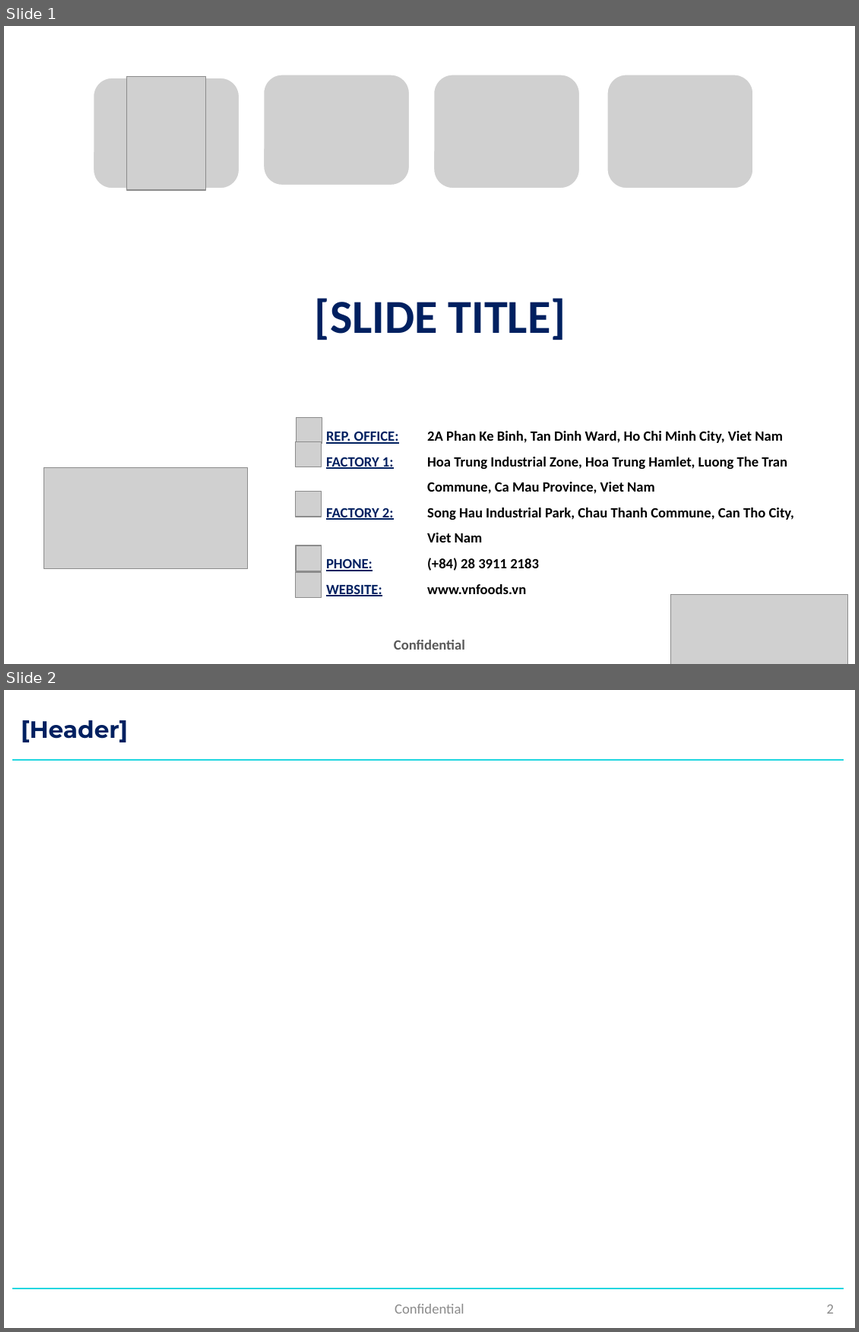
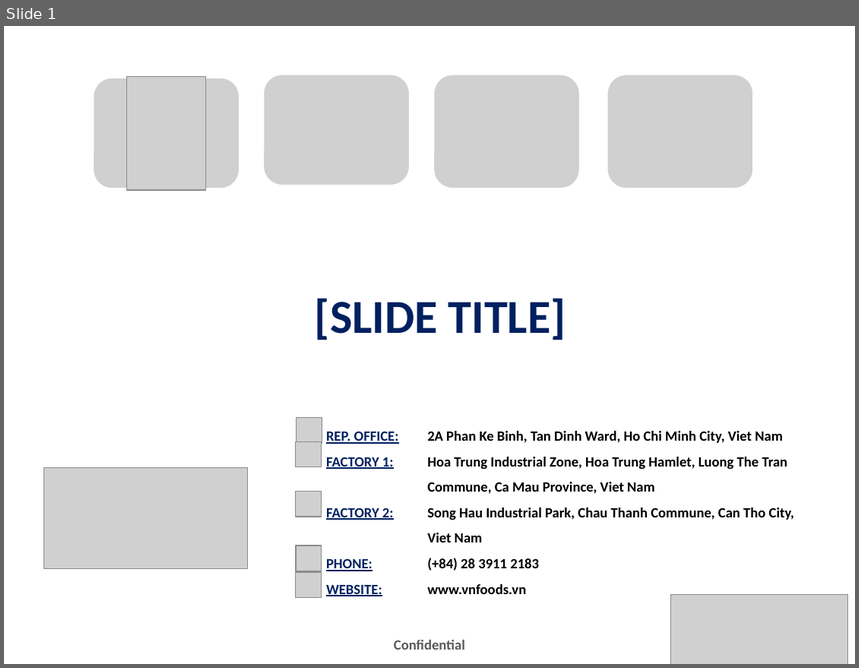
Before and after one commit to minhtrivnf/slide-deck, a slide deck: assets/vnf_slide_template.pptx. Shown one above the other, each under a label of ours: slides 1 and 2 before the commit, slide 1 after it. The pictures are 859x1332 and 859x668 pixels, drawn with LibreOffice and Linux fonts; fonts in the diff are those of the drawing; grey boxes stand for pictures; background and template pictures are left out. Boxes give left, top, right and bottom in pixels: in the first picture for what was removed or moved away, otherwise in the second. Text is boxed around its words. In the diff, an @@ line names an element or a change of style, - is before the commit and + after.

```diff
--- a/assets/vnf_slide_template.pptx
+++ b/assets/vnf_slide_template.pptx
@@ slide 2 removed at [4, 690, 855, 1328], background #FFFFFF @@
@@ title removed at [21, 720, 128, 742] @@
-[Header]
@@ line removed from (12, 760) to (844, 760) @@
@@ line removed from (12, 1288) to (844, 1288) @@
@@ text removed at [395, 1304, 465, 1314] @@
-Confidential
@@ page number removed at [827, 1305, 834, 1314] @@
-2
```
Also in this commit, not shown: 40 other files.
